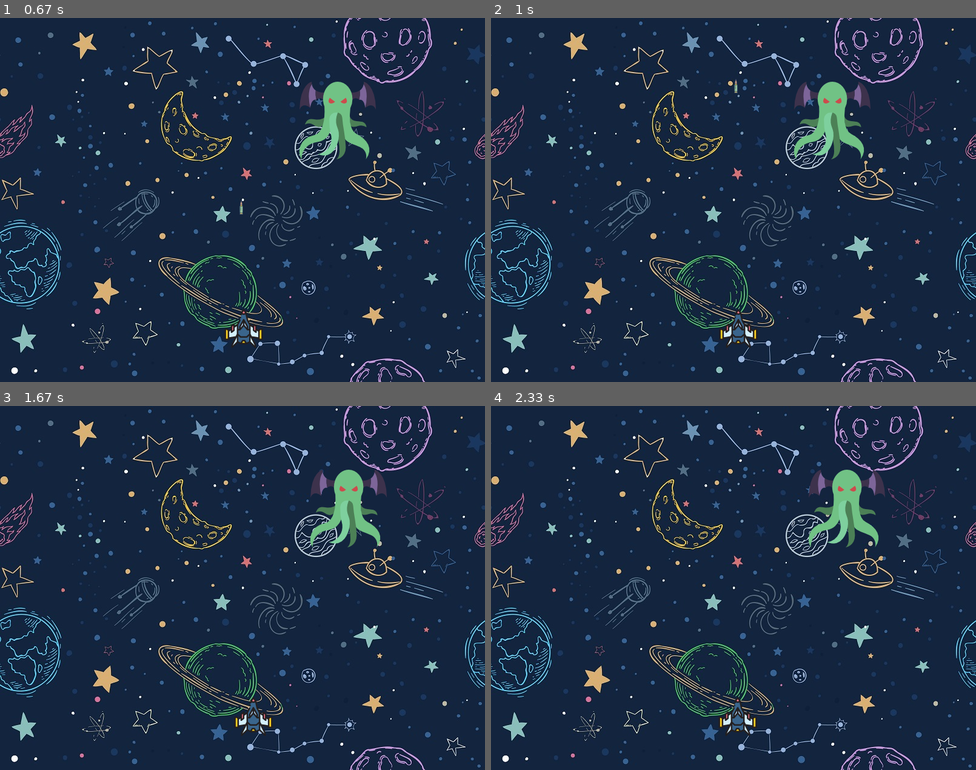
Above: before the commit, frames 1-4 (two rows, left to right).
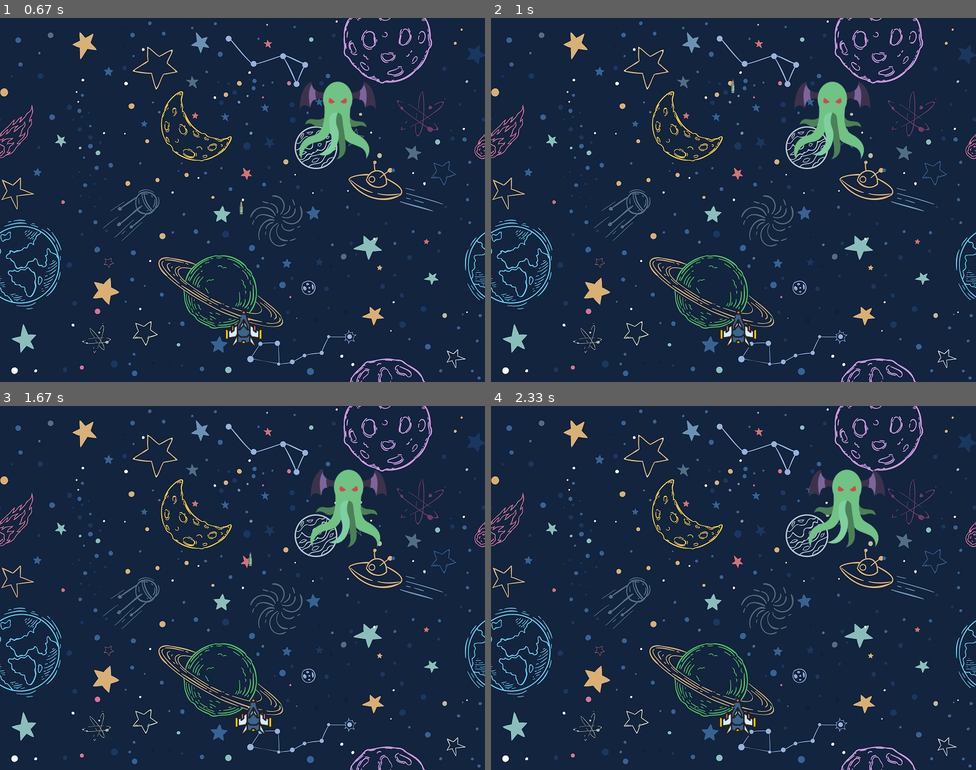
Above: after the commit, the same moments.

Repository: lyamaa/pyGame_attack
Game: pygame game, started from main.py
Two runs of this game, one before a commit and one after it. Both use one fixed random seed, a clock stepped at 60 frames per second and the inputs below.
Inputs:
- Up to frame 1 (0.67 s): tap Space at 0.33 s
- Up to frame 2 (1 s): hold Right from 0.67 s (still down); hold D from 0.67 s (still down); tap Space at 0.73 s
- Up to frame 3 (1.67 s): tap Space at 1.03, 1.23, 1.53 s; release Right at 1.13 s; release D at 1.13 s; hold Right 1.17-1.63 s; hold D 1.17-1.63 s
- Up to frame 4 (2.33 s): hold Left 1.67-2.2 s; hold A 1.67-2.2 s; tap Space at 1.73, 2.03, 2.3 s; hold Left from 2.23 s (still down); hold A from 2.23 s (still down)

Frame 1 is identical in both runs. In frame 2, less than 0.1% of the frame differs, in the area x 49-51%, y 16-21%; in frame 3, less than 0.1%; in frame 4, less than 0.1%.

Commit message:
bullet firing

Diff:
--- a/main.py
+++ b/main.py
@@ -76,7 +76,8 @@
                 playerX_change = 0.3
             if event.key == pygame.K_SPACE:
                 print("Right key pressed")
-                bullet_fire(playerX, bulletY)
+                bulletX = playerX
+                bullet_fire(bulletX, bulletY)
         if event.type == pygame.KEYUP:
 
             if event.key == pygame.K_LEFT or event.key == pygame.K_RIGHT:
@@ -97,8 +98,11 @@
         enemyX_change = -0.3
 
     #  Bullet Movement
+    if bulletY <= 0:
+        bulletY = 480
+        bullet_state = "ready"
     if bullet_state is "fire":
-        bullet_fire(playerX, bulletY)
+        bullet_fire(bulletX, bulletY)
         bulletY -= bulletY_change
 
     playerY += playerY_change
